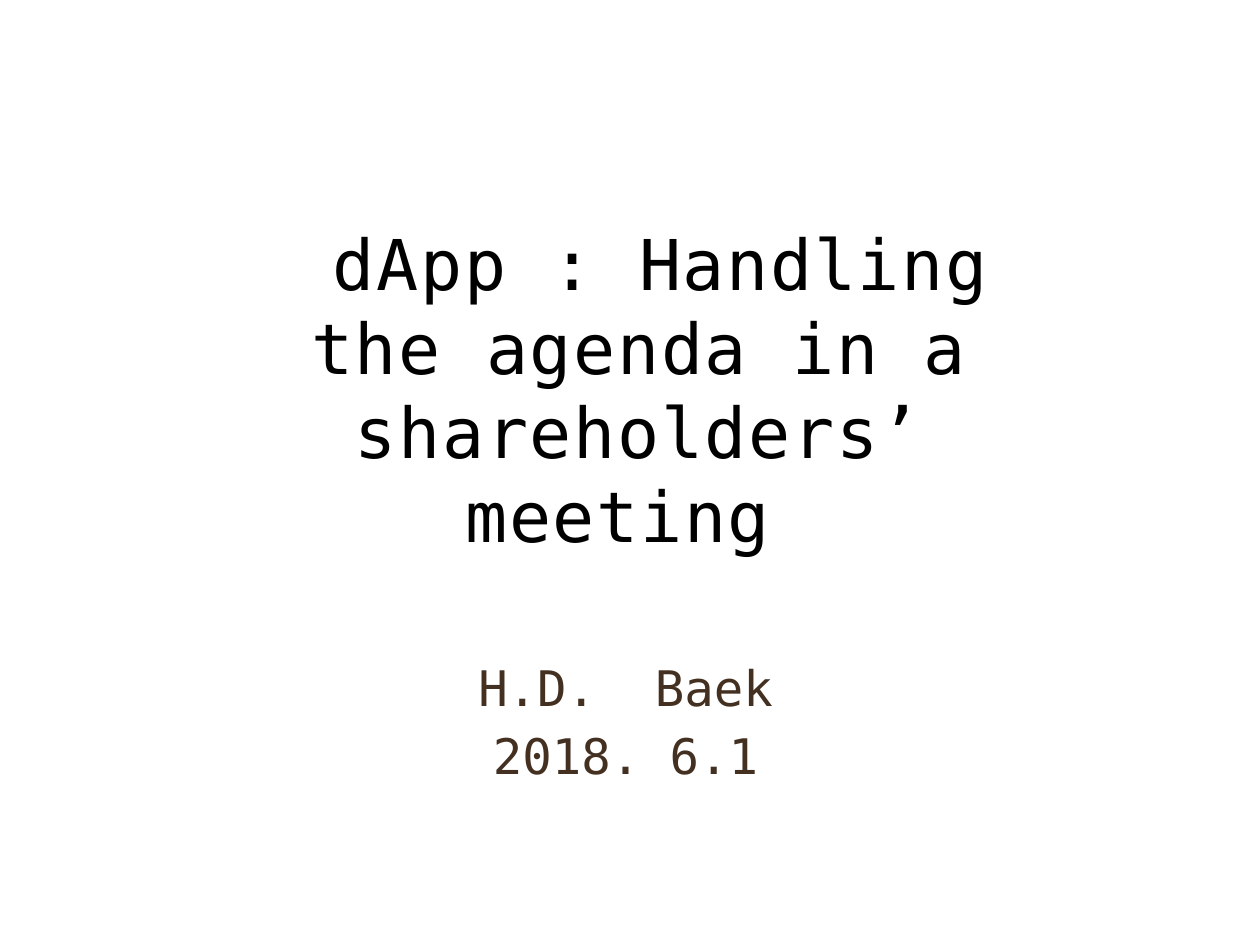
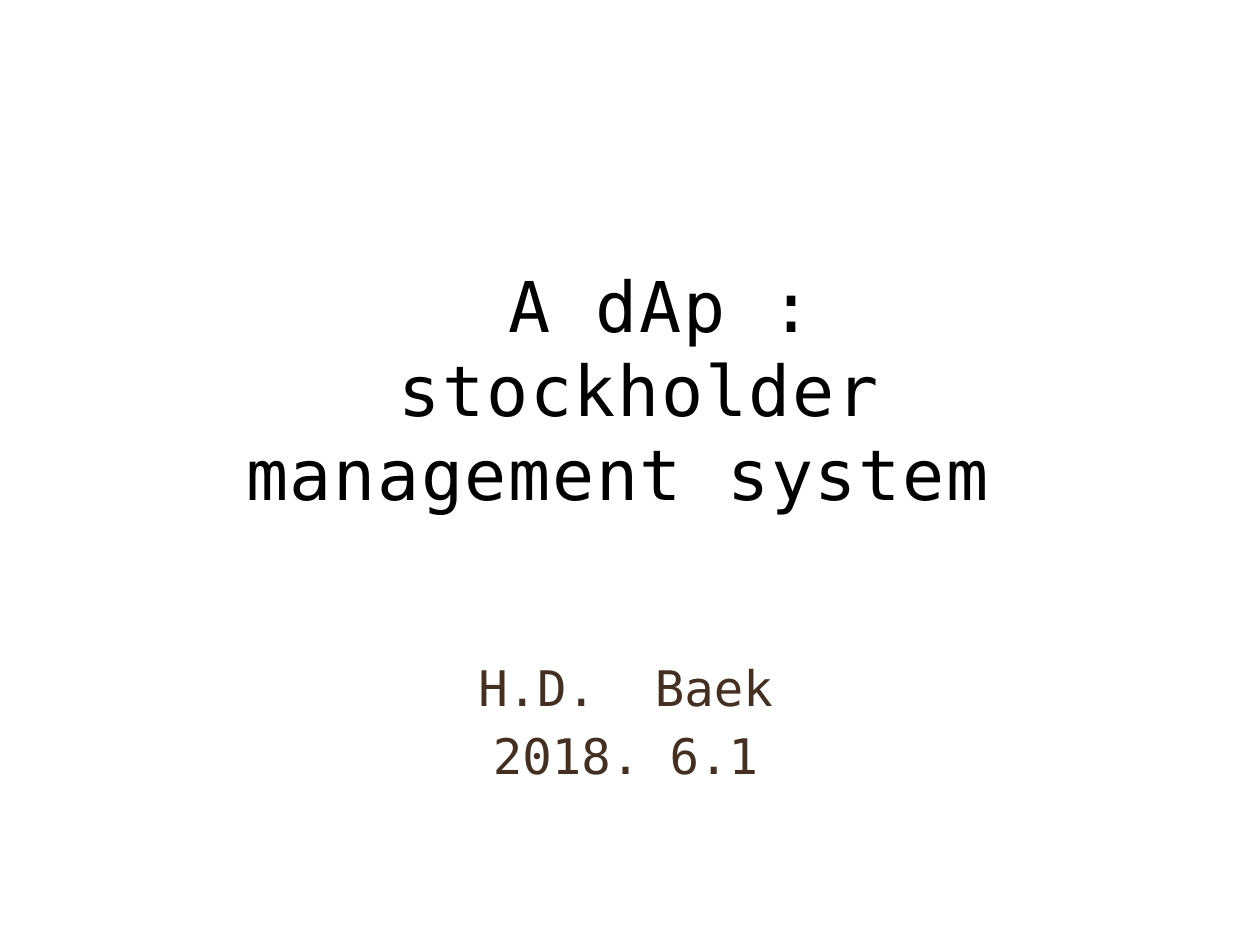
Before and after one commit to hdbaek/NotUsed, a slide deck: slide 1 of AgendaHandling.pptx. Drawn at 1260x945 pixels with LibreOffice and Linux fonts; fonts in the diff are those of the drawing. Boxes give left, top, right and bottom in pixels: in the first picture for what was removed or moved away, otherwise in the second. Text is boxed around its words. In the diff, an @@ line names an element or a change of style, - is before the commit and + after.

```diff
--- a/AgendaHandling.pptx
+++ b/AgendaHandling.pptx
@@ title at [246,278,988,514]: text changed @@
-dApp : Handling the agenda in a shareholders’ meeting
+A dAp : stockholder management system
```
Also in this commit, not shown: 6 other slides changed.
